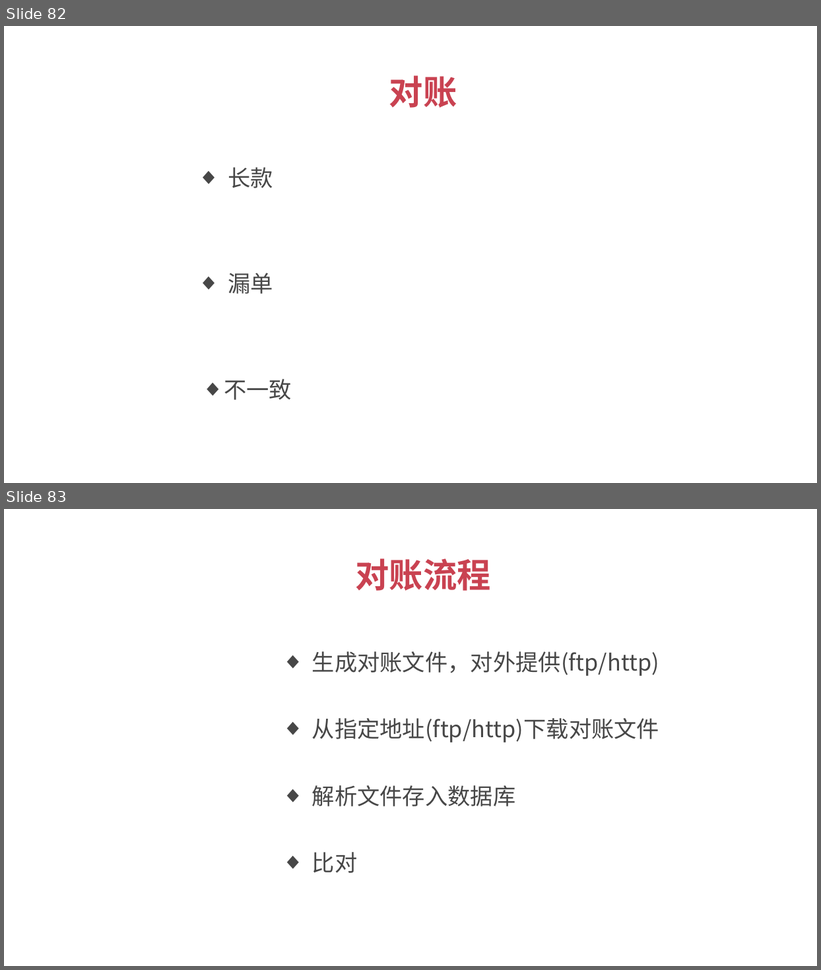
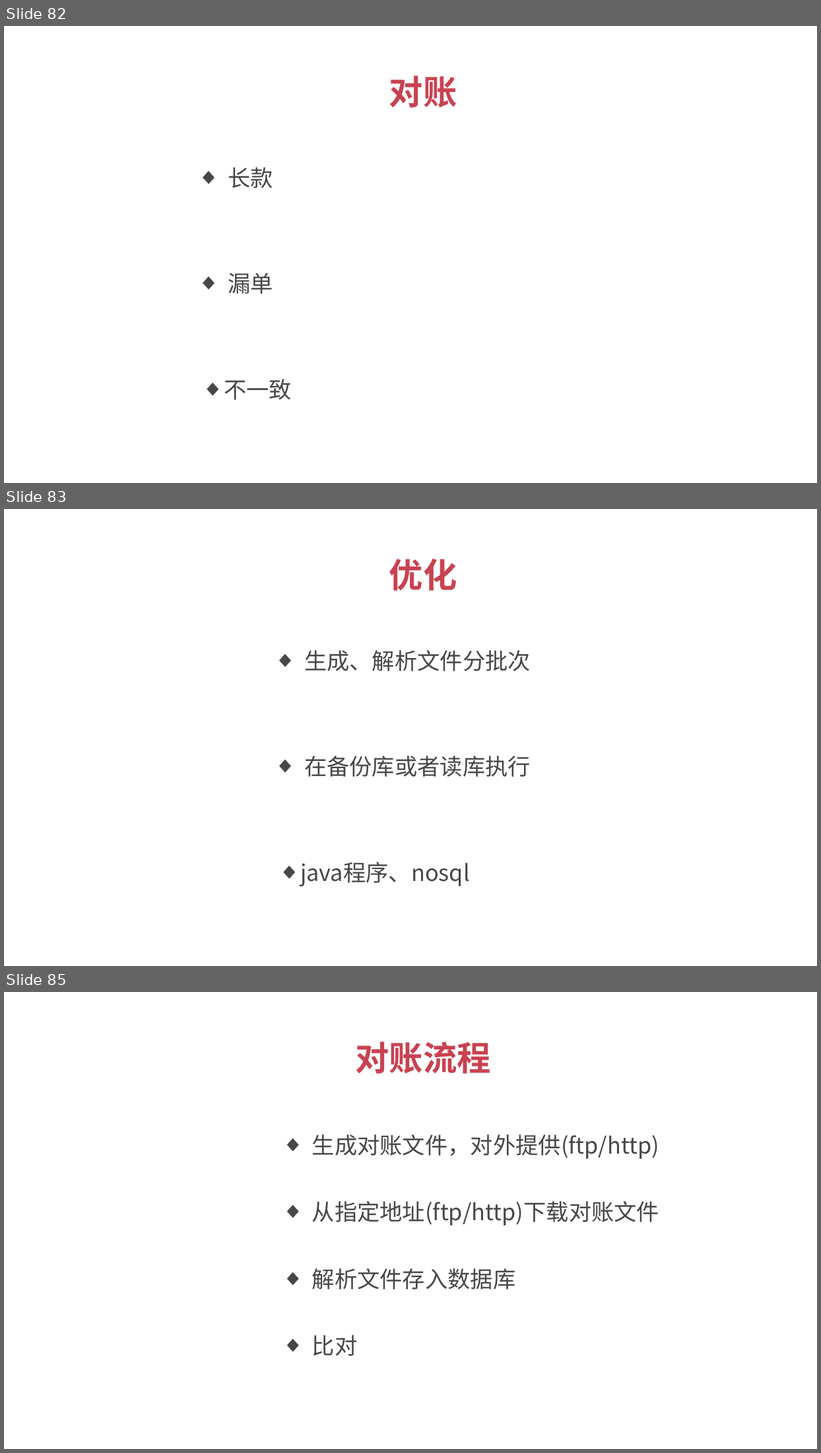
Before and after one commit to 1329555958/financial, a slide deck: 理财平台.pptx. Shown one above the other, each under a label of ours: slides 82 and 83 before the commit, slides 82, 83 and 85 after it; the slides between them are not shown. The pictures are 821x970 and 821x1453 pixels, drawn with LibreOffice and Linux fonts; fonts in the diff are those of the drawing. Boxes give left, top, right and bottom in pixels: in the first picture for what was removed or moved away, otherwise in the second. Text is boxed around its words. In the diff, an @@ line names an element or a change of style, - is before the commit and + after.

```diff
--- a/理财平台.pptx
+++ b/理财平台.pptx
@@ slide 83 added at box(4, 509, 817, 966), background #FFFFFF @@
@@ text added at box(389, 559, 457, 591), 30 pt, text #C94251, bold @@
+优化
@@ text added at box(304, 650, 531, 671), 20 pt, text #474747 @@
+  ◆ 生成、解析文件分批次
@@ text added at box(304, 756, 531, 777), 20 pt, text #474747 @@
+  ◆ 在备份库或者读库执行
@@ text added at box(300, 862, 470, 887), 20 pt, text #474747 @@
+  ◆ java程序、nosql
@@ what was slide 83 is now slide 85 @@
```
Also in this commit, not shown: 1 other slide added.
